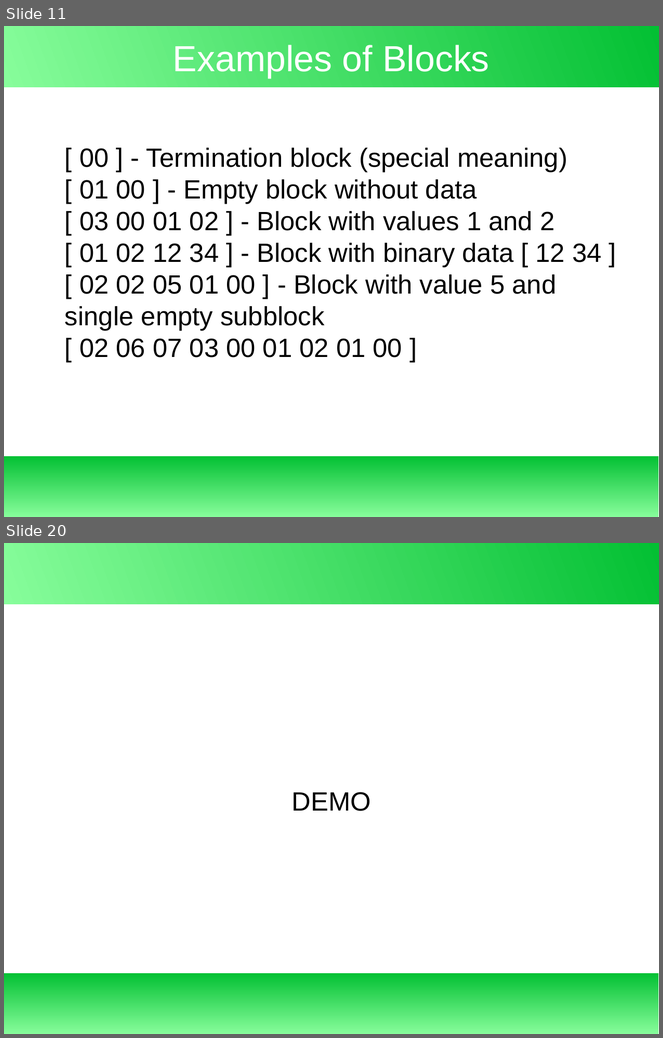
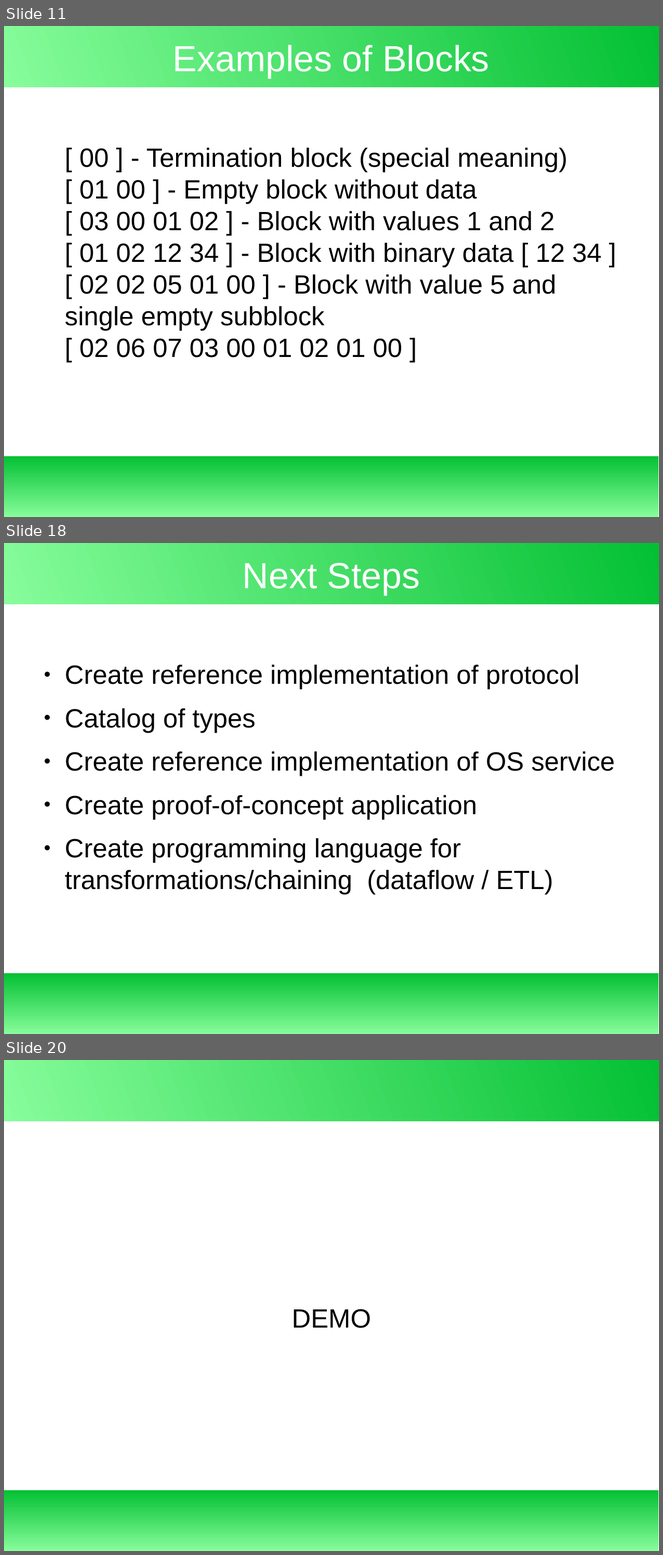
Before and after one commit to exbin/xbup-doc, a slide deck: presentation/binary_concept.odp. Shown one above the other, each under a label of ours: slides 11 and 20 before the commit, slides 11, 18 and 20 after it; the slides between them are not shown. The pictures are 663x1038 and 663x1555 pixels, drawn with LibreOffice and Linux fonts; fonts in the diff are those of the drawing. Boxes give left, top, right and bottom in pixels: in the first picture for what was removed or moved away, otherwise in the second. Text is boxed around its words. In the diff, an @@ line names an element or a change of style, - is before the commit and + after.

Commit message:
Binary Concept presentation - 9

```diff
--- a/presentation/binary_concept.odp
+++ b/presentation/binary_concept.odp
@@ slide 18 added at (4, 543, 659, 1034), background #FFFFFF; not listed: 2 template elements that a slide beside it also shows @@
@@ title added at (243, 563, 420, 595), 44 pt, text #FFFFFF @@
+Next Steps
@@ text added at (65, 665, 615, 895), 32 pt, text #000000 @@
+● Create reference implementation of protocol
+● Catalog of types
+● Create reference implementation of OS service
+● Create proof-of-concept application
+● Create programming language for transformations/chaining (dataflow / ETL)
```
Also in this commit, not shown: 4 slides changed, 4 other slides added, 5 slides removed.
